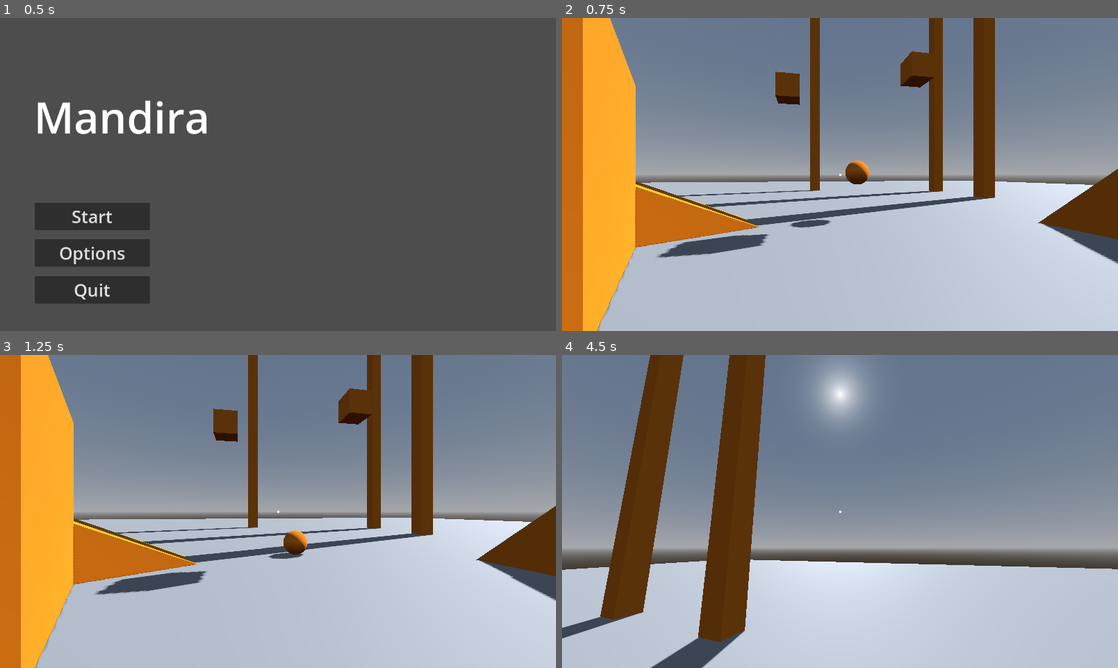
Above: before the commit, frames 1-4 (two rows, left to right).
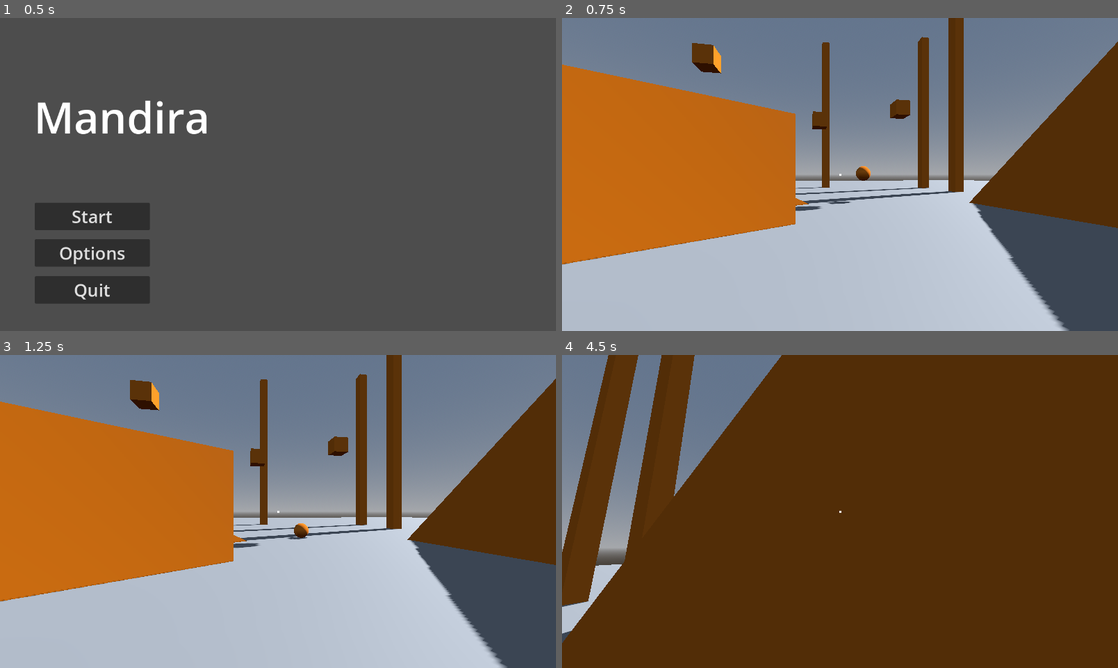
Above: after the commit, the same moments.

Repository: joeyvongphasouk/577-course-project
Game: Godot game, scene res://scenes/main_menu.tscn
Two runs of this game, one before a commit and one after it. Both use one fixed random seed, a clock stepped at 60 frames per second and the inputs below.
Inputs (mouse positions are in pixels of both pictures, inside the frame that each line leads up to):
- Up to frame 1 (0.5 s): no input
- Up to frame 2 (0.75 s): click "Start" at 0.5 s
- Up to frame 3 (1.25 s): no input
- Up to frame 4 (4.5 s): tap Enter (ui_accept) at 1.25, 1.52, 2.27, 3.77 s; move the mouse to (867, 511) at 1.27 s; hold Right mouse button (grapple_pull, bound only after the comm… 1.28-2.03 s; hold W (move_forward) from 1.28 s (still down); click (867, 511) at 1.35 s; move the mouse to (812, 511) at 2.02 s; right-click (812, 511) at 2.1 s; click (812, 511) at 2.3 s; move the mouse to (851, 505) at 2.77 s; hold Right mouse button (grapple_pull, bound only after the comm… 2.78-3.53 s; click (851, 505) at 2.85 s; move the mouse to (834, 517) at 3.52 s; right-click (834, 517) at 3.6 s; click (834, 517) at 3.8 s; move the mouse to (878, 514) at 4.27 s; hold Right mouse button (grapple_pull, bound only after the comm… from 4.28 s (still down); click (878, 514) at 4.35 s

Frame 1 is identical in both runs. In frame 2, 44% of the frame differs, in the area x 0-100%, y 0-100%; in frame 3, 44%; in frame 4, 83%.

Commit message:
better phys movement with player

Diff:
--- a/project.godot
+++ b/project.godot
@@ -51,7 +51,7 @@
 "events": [Object(InputEventKey,"resource_local_to_scene":false,"resource_name":"","device":-1,"window_id":0,"alt_press …(191 unchanged characters)…
 ]
 }
-grapple={
+grapple_attach={
 "deadzone": 0.5,
 "events": [Object(InputEventMouseButton,"resource_local_to_scene":false,"resource_name":"","device":-1,"window_id":0,"a …(258 unchanged characters)…
 ]
@@ -61,3 +61,8 @@
 "events": [Object(InputEventKey,"resource_local_to_scene":false,"resource_name":"","device":-1,"window_id":0,"alt_press …(195 unchanged characters)…
 ]
 }
+grapple_pull={
+"deadzone": 0.5,
+"events": [Object(InputEventMouseButton,"resource_local_to_scene":false,"resource_name":"","device":-1,"window_id":0,"alt_pressed":false,"shift_pressed":false,"ctrl_pressed":false,"meta_pressed":false,"button_mask":2,"position":Vector2(126, 16),"global_position":Vector2(135, 62),"factor":1.0,"button_index":2,"canceled":false,"pressed":true,"double_click":false,"script":null)
+]
+}
--- a/scenes/playground.tscn
+++ b/scenes/playground.tscn
@@ -65,6 +65,12 @@
 
 [sub_resource type="SphereShape3D" id="SphereShape3D_thjl4"]
 
+[sub_resource type="BoxMesh" id="BoxMesh_qith7"]
+size = Vector3(10, 50, 10)
+
+[sub_resource type="ConcavePolygonShape3D" id="ConcavePolygonShape3D_0p1y1"]
+data = PackedVector3Array(-5, 25, 5, 5, 25, 5, -5, -25, 5, 5, 25, 5, 5, -25, 5, -5, -25, 5, 5, 25, -5, -5, 25, -5, 5, -25, -5, -5, 25, -5, -5, -25, -5, 5, -25, -5, 5, 25, 5, 5, 25, -5, 5, -25, 5, 5, 25, -5, 5, -25, -5, 5, -25, 5, -5, 25, -5, -5, 25, 5, -5, -25, -5, -5, 25, 5, -5, -25, 5, -5, -25, -5, 5, 25, 5, -5, 25, 5, 5, 25, -5, -5, 25, 5, -5, 25, -5, 5, 25, -5, -5, -25, 5, 5, -25, 5, -5, -25, -5, 5, -25, 5, 5, -25, -5, -5, -25, -5)
+
 [node name="Tutorial_Level" type="Node3D"]
 
 [node name="DirectionalLight3D" type="DirectionalLight3D" parent="."]
@@ -113,7 +119,7 @@
 environment = SubResource("Environment_vl41q")
 
 [node name="Player" parent="." instance=ExtResource("2_37cnx")]
-transform = Transform3D(-0.173648, 0, -0.984808, 0, 1, 0, 0.984808, 0, -0.173648, -2.6, 1.02108, 0.7)
+transform = Transform3D(-0.173648, 0, -0.984808, 0, 1, 0, 0.984808, 0, -0.173648, -7.8, 0.999998, -1.1)
 
 [node name="Ramp" type="StaticBody3D" parent="."]
 transform = Transform3D(0.5, 0, -0.866025, 0, 1, 0, 0.866025, 0, 0.5, 0, 2, -5)
@@ -194,6 +200,16 @@
 [node name="CollisionShape3D" type="CollisionShape3D" parent="Pillar3"]
 shape = SubResource("ConcavePolygonShape3D_n35hp")
 
+[node name="Pillar4" type="StaticBody3D" parent="."]
+transform = Transform3D(1, 0, 0, 0, -4.37114e-08, 1, 0, -1, -4.37114e-08, -2.3, 26.2, -23.2)
+
+[node name="MeshInstance3D" type="MeshInstance3D" parent="Pillar4"]
+mesh = SubResource("BoxMesh_6f5g0")
+surface_material_override/0 = ExtResource("1_j81bk")
+
+[node name="CollisionShape3D" type="CollisionShape3D" parent="Pillar4"]
+shape = SubResource("ConcavePolygonShape3D_n35hp")
+
 [node name="RigidBody3D" type="RigidBody3D" parent="."]
 transform = Transform3D(1, 0, 0, 0, 1, 0, 0, 0, 1, 5.7, 2, 2.9)
 
@@ -203,3 +219,13 @@
 
 [node name="CollisionShape3D" type="CollisionShape3D" parent="RigidBody3D"]
 shape = SubResource("SphereShape3D_thjl4")
+
+[node name="StaticBody3D4" type="StaticBody3D" parent="."]
+transform = Transform3D(1, 0, 0, 0, 1, 0, 0, 0, 1, -30, 25, -40)
+
+[node name="MeshInstance3D" type="MeshInstance3D" parent="StaticBody3D4"]
+material_override = ExtResource("1_j81bk")
+mesh = SubResource("BoxMesh_qith7")
+
+[node name="CollisionShape3D" type="CollisionShape3D" parent="StaticBody3D4"]
+shape = SubResource("ConcavePolygonShape3D_0p1y1")
--- a/scripts/grapple.gd
+++ b/scripts/grapple.gd
@@ -11,17 +11,18 @@
 
 var launched: bool = false
 var grapple_point: Vector3
-
-var initial_dist: float;
+var obj_hit: CollisionObject3D
+
+var initial_dist: float
 
 func _physics_process(delta: float) -> void:
-	if Input.is_action_just_pressed("grapple"):
+	if Input.is_action_just_pressed("grapple_attach"):
 		launch()
-	if Input.is_action_just_released("grapple"):
+	if Input.is_action_just_released("grapple_attach"):
 		retract()
-
-	# handle the player physics
-	if launched:
+	if Input.is_action_pressed("grapple_pull"):
+		pull_to()
+	elif launched:
 		handle_grapple(delta)
 
 	# need to physically update the rope shown on screen
@@ -32,6 +33,7 @@
 		grapple_point = ray_cast_3d.get_collision_point()
 		initial_dist = player.global_position.distance_to(grapple_point)
 		launched = true
+		obj_hit = ray_cast_3d.get_collider()
 
 
 func retract():
@@ -58,6 +60,40 @@
 		#velocity = velocity.slide(offset.normalized())  # Slide along the rope boundary
 
 
+func pull_to():
+
+	# check if the grapple is attached to something
+	if launched and obj_hit:
+		initial_dist = max(initial_dist - 0.1, 0.0)
+		var direction = (grapple_point - player.global_position).normalized()
+
+		if (abs((grapple_point - player.global_position).length()) < 2):
+			return
+
+		# if a staticbody, pull player towards it
+		if obj_hit is StaticBody3D:
+			player.velocity += direction * 0.25
+			print("pulling player")
+
+		# if a rigidbody, pull it towards player
+		elif obj_hit is RigidBody3D:
+			obj_hit.apply_central_impulse(- direction * 0.25)
+
+func update_rope():
+	if !launched:
+		rope.visible = false
+		return
+
+	# video does grapple dist based on player, but want to do so from
+	# global rope pos instead
+	rope.visible = true
+	var dist = rope.global_position.distance_to(grapple_point) / 2
+	rope.look_at(grapple_point)
+	rope.scale = Vector3(1, 1, dist)
+
+
+
+
 
 	# the video looks to implement the rope as a spring
 	# idk if we want that or not
@@ -72,24 +108,6 @@
 		#force = spring_force + damping
 		#
 	#player.velocity += force * delta
-
-
-
-
-
-
-func update_rope():
-	if !launched:
-		rope.visible = false
-		return
-
-	# video does grapple dist based on player, but want to do so from
-	# global rope pos instead
-	rope.visible = true
-	var dist = rope.global_position.distance_to(grapple_point) / 2
-	rope.look_at(grapple_point)
-	rope.scale = Vector3(1, 1, dist)
-
 
 
 #
--- a/scripts/player.gd
+++ b/scripts/player.gd
@@ -12,7 +12,10 @@
 @export var deceleration: float = 10.0
 #@export var gravity: float = 1.0
 @export var jump_force: float = 5
-@export var max_speed: float = 25.0 # max speed player can go
+# desired speed player can go
+# note that this isnt max speed player can go
+# but the speed that the player will lerp to
+@export var rel_max_speed: float = 6
 
 @export_group("Movement Controls")
 @export var sensitivity: float = 0.002
@@ -51,17 +54,16 @@
 
 		# this is the movement in the air, can a person move in the air
 		var move_acceleration = acceleration
-		# if we are on the floor, then accel to max_speed / 2
+		var move_speed = rel_max_speed
 		if is_on_floor():
-			velocity.x = lerpf(velocity.x, direction.x * max_speed / 4, move_acceleration * delta)
-			velocity.z = lerpf(velocity.z, direction.z * max_speed / 4, move_acceleration * delta)
+			velocity.x = lerpf(velocity.x, direction.x * move_speed, move_acceleration * delta)
+			velocity.z = lerpf(velocity.z, direction.z * move_speed, move_acceleration * delta)
 
-		# if we are in the air though, accel to max_speed, but make move_accel way worse
-		# additionally, cap the accel through this
+		# if we are in the air, accel to rel_max_speed, but make move_accel way worse
 		else:
-			move_acceleration *= 0.001
-			velocity.x = lerpf(velocity.x, direction.x * max_speed, move_acceleration * delta)
-			velocity.z = lerpf(velocity.z, direction.z * max_speed, move_acceleration * delta)
+			move_acceleration *= 0.005
+			velocity.x = lerpf(velocity.x, direction.x * move_speed, move_acceleration * delta)
+			velocity.z = lerpf(velocity.z, direction.z * move_speed, move_acceleration * delta)
 
 
 
Not shown: 1 places in scenes/playground.tscn that only renumber resources
